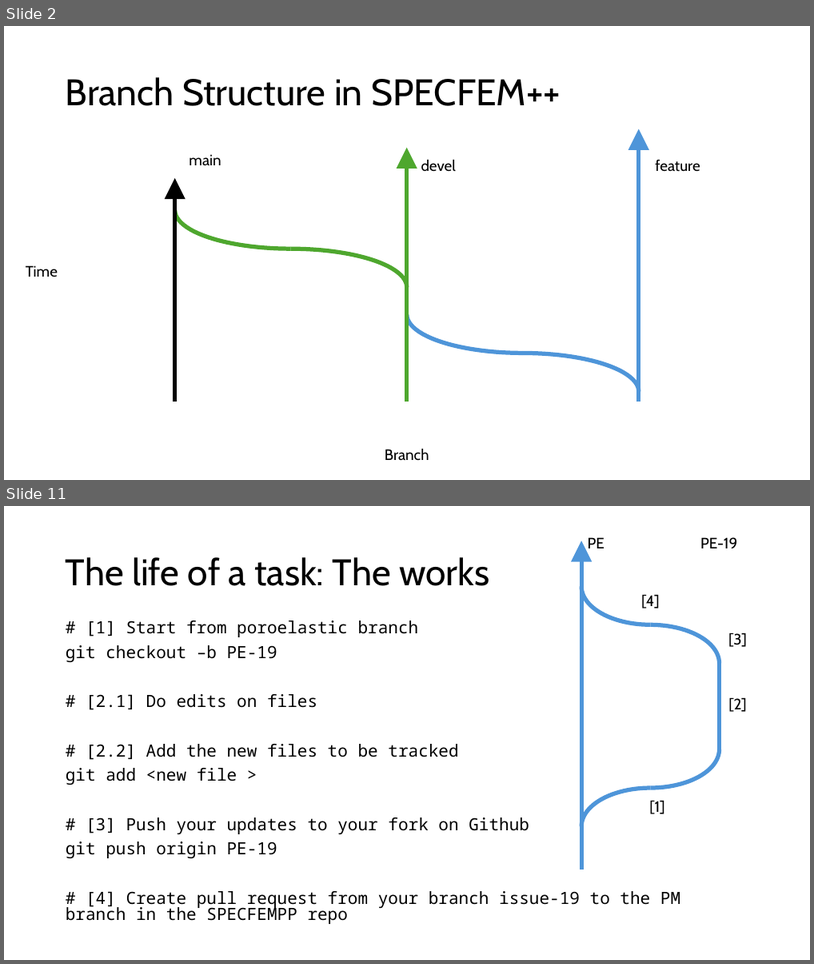
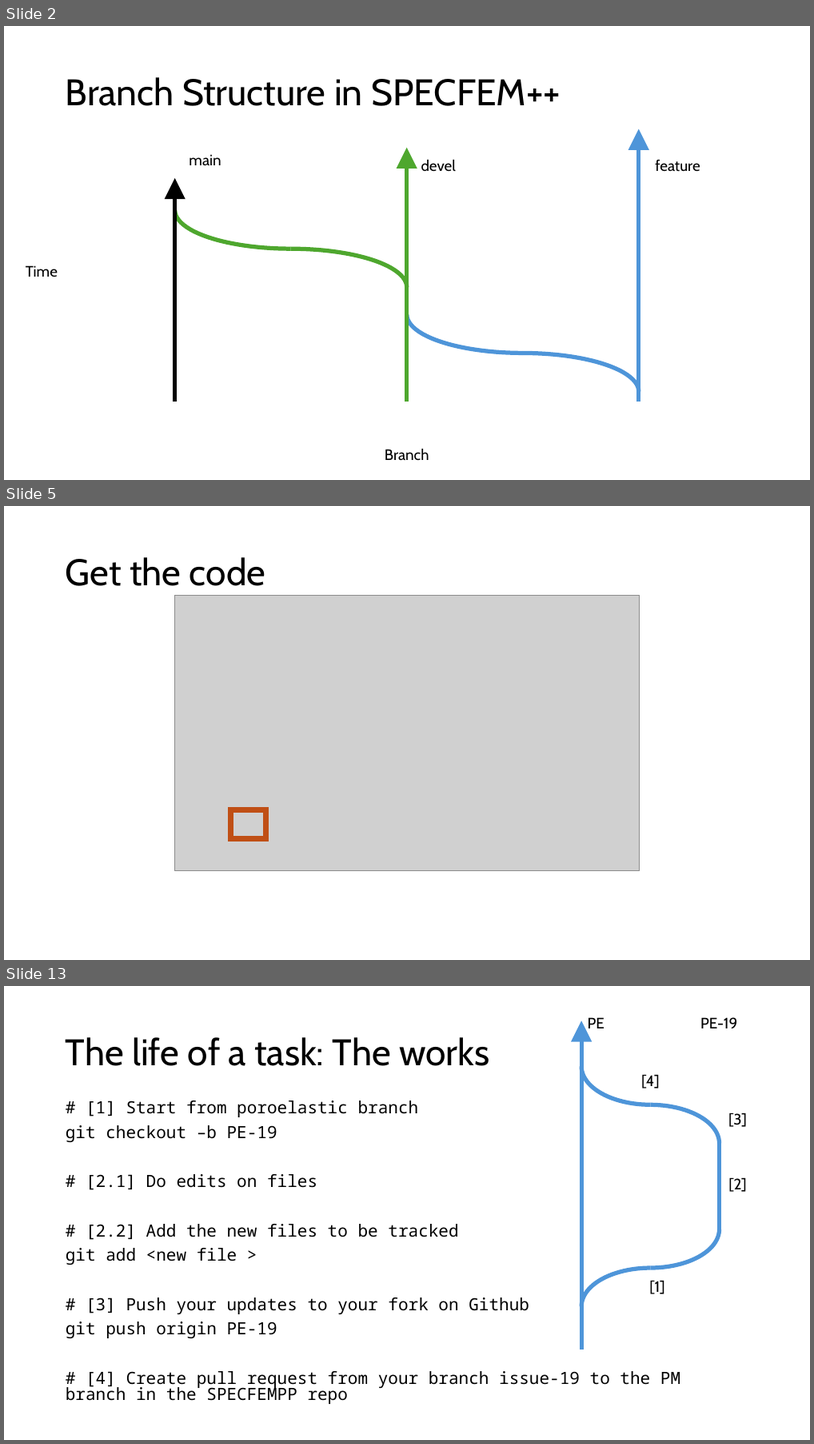
Before and after one commit to PrincetonUniversity/specfempp-notes, a slide deck: presentations/2025/03/Princeton_LLNL_Hackathon/Git_development_Workflow.pptx. Shown one above the other, each under a label of ours: slides 2 and 11 before the commit, slides 2, 5 and 13 after it; the slides between them are not shown. The pictures are 814x964 and 814x1444 pixels, drawn with LibreOffice and Linux fonts; fonts in the diff are those of the drawing; grey boxes stand for pictures. Boxes give left, top, right and bottom in pixels: in the first picture for what was removed or moved away, otherwise in the second. Text is boxed around its words. In the diff, an @@ line names an element or a change of style, - is before the commit and + after.

```diff
--- a/presentations/2025/03/Princeton_LLNL_Hackathon/Git_development_Workflow.pptx
+++ b/presentations/2025/03/Princeton_LLNL_Hackathon/Git_development_Workflow.pptx
@@ slide 5 added at box(4, 506, 810, 960), background #FFFFFF @@
@@ title added at box(66, 557, 266, 586), 44 pt, text #000000 @@
+Get the code
@@ picture added at box(174, 595, 640, 871) @@
@@ rectangle added at box(231, 810, 266, 839), outline #C04F15 6.75 pt @@
@@ what was slide 11 is now slide 13 @@
```
Also in this commit, not shown: 7 slides changed, 2 other slides added, 1 slide removed.
